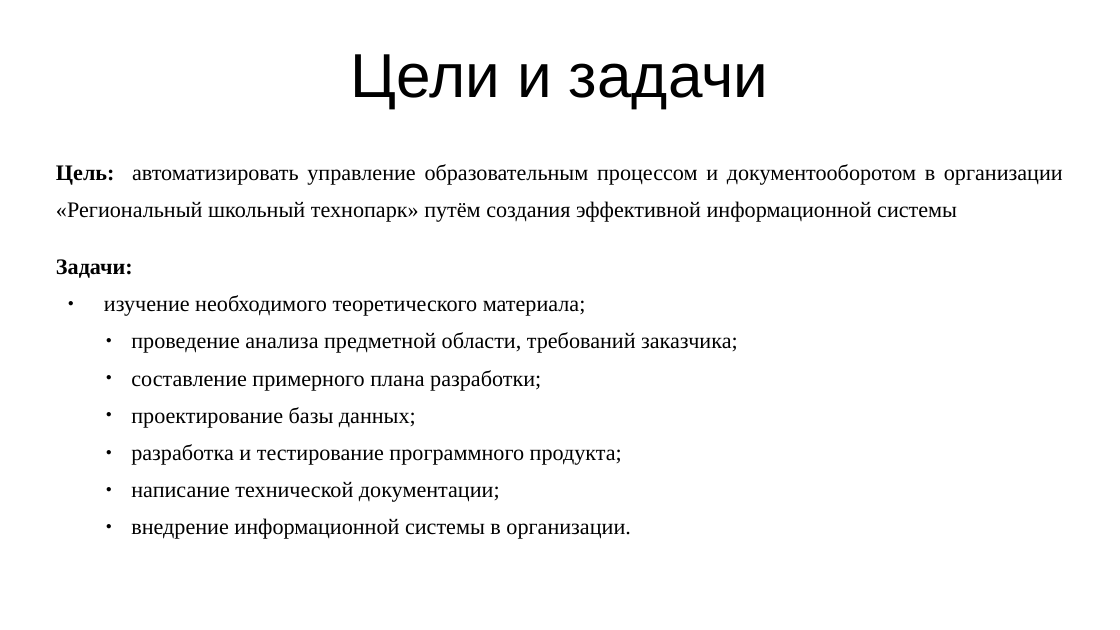
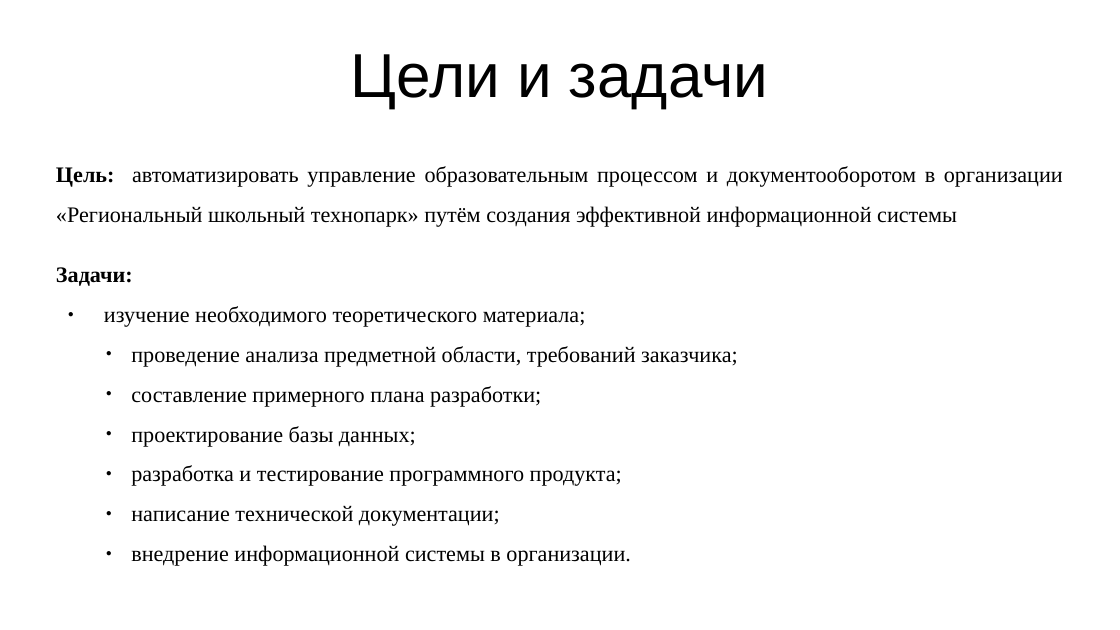
Before and after one commit to RAdKuzur/ASTU, a slide deck: slide 8 of Дипломная работа/Презентация диплома.pptx. Drawn at 1120x630 pixels with LibreOffice and Linux fonts; fonts in the diff are those of the drawing. Boxes give left, top, right and bottom in pixels: in the first picture for what was removed or moved away, otherwise in the second. Text is boxed around its words. In the diff, an @@ line names an element or a change of style, - is before the commit and + after.

Commit message:
16:53 10/10/2024

```diff
--- a/Дипломная работа/Презентация диплома.pptx
+++ b/Дипломная работа/Презентация диплома.pptx
@@ text "Цель: автоматизировать управление образовательным процессом ..." at (x1=56, y1=166, x2=1063, y2=566): line spacing 1.4 to 1.5 @@
```
Also in this commit, not shown: 2 other slides changed, 1 slide added.
